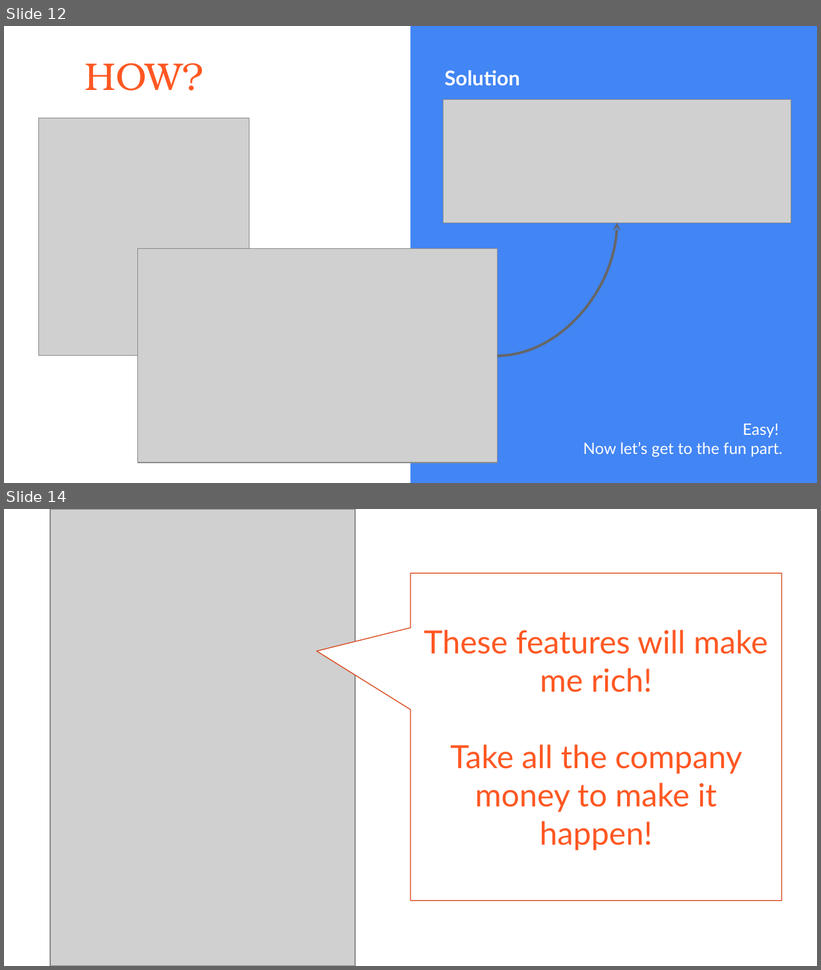
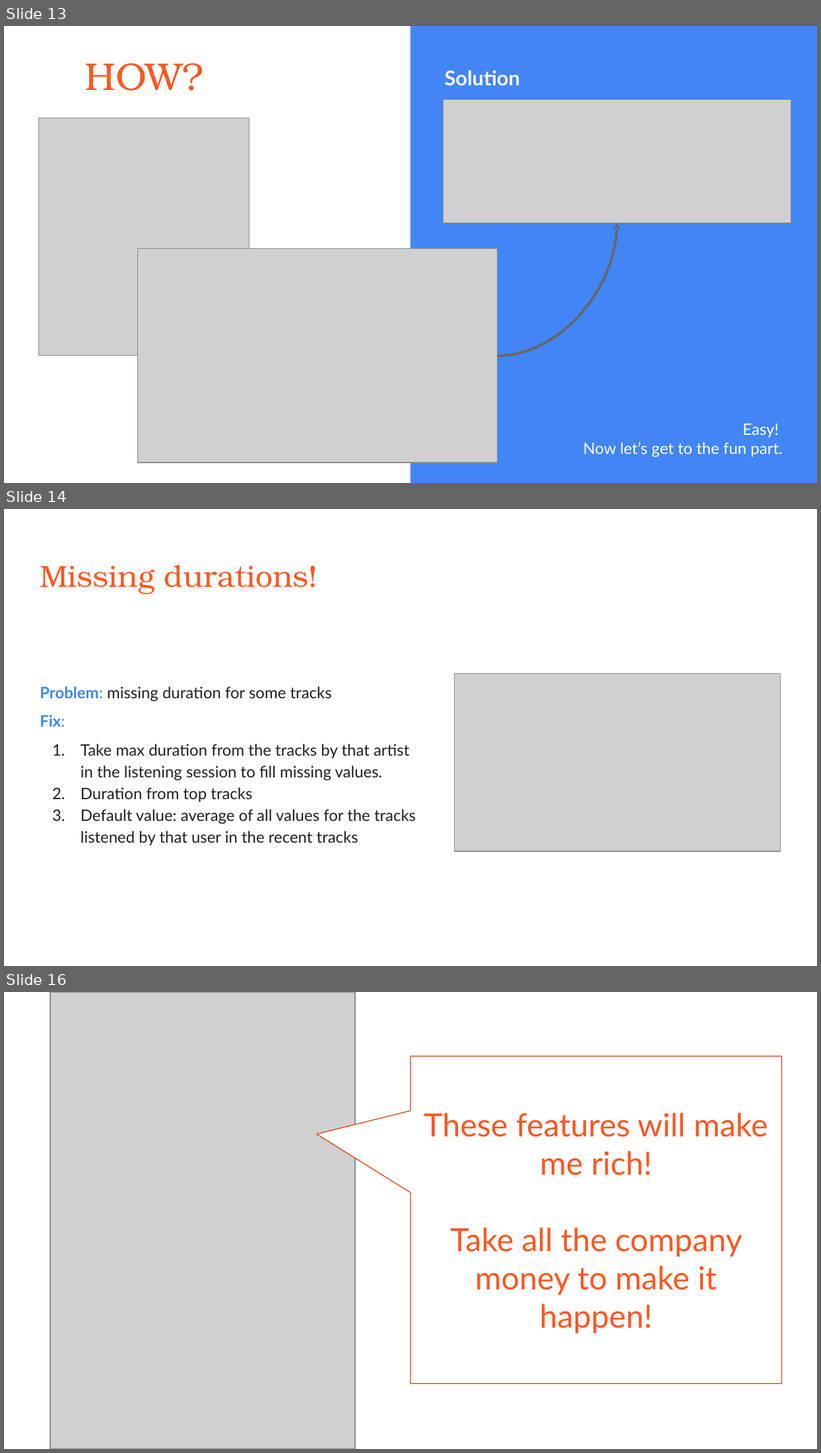
Before and after one commit to aliswh/lastfm, a slide deck: presentazione.pptx. Shown one above the other, each under a label of ours: slides 12 and 14 before the commit, slides 13, 14 and 16 after it; the slides between them are not shown. The pictures are 821x970 and 821x1453 pixels, drawn with LibreOffice and Linux fonts; fonts in the diff are those of the drawing; grey boxes stand for pictures. Boxes give left, top, right and bottom in pixels: in the first picture for what was removed or moved away, otherwise in the second. Text is boxed around its words. In the diff, an @@ line names an element or a change of style, - is before the commit and + after.

```diff
--- a/presentazione.pptx
+++ b/presentazione.pptx
@@ slide 14 added at box(4, 509, 817, 966), background #FFFFFF @@
@@ title added at box(40, 565, 318, 594), 27 pt, text #FF5722 @@
+Missing durations!
@@ text added at box(40, 687, 416, 846), 14 pt, text #212121 @@
+Problem: missing duration for some tracks
+Fix:
+1. Take max duration from the tracks by that artist in the listening session to fill missing values.
+2. Duration from top tracks
+3. Default value: average of all values for the tracks listened by that user in the recent tracks
@@ picture added at box(455, 674, 781, 852) @@
@@ what was slide 12 is now slide 13 @@
@@ what was slide 14 is now slide 16 @@
```
Also in this commit, not shown: 5 slides changed, 6 other slides added, 5 slides removed, 2 other files.
